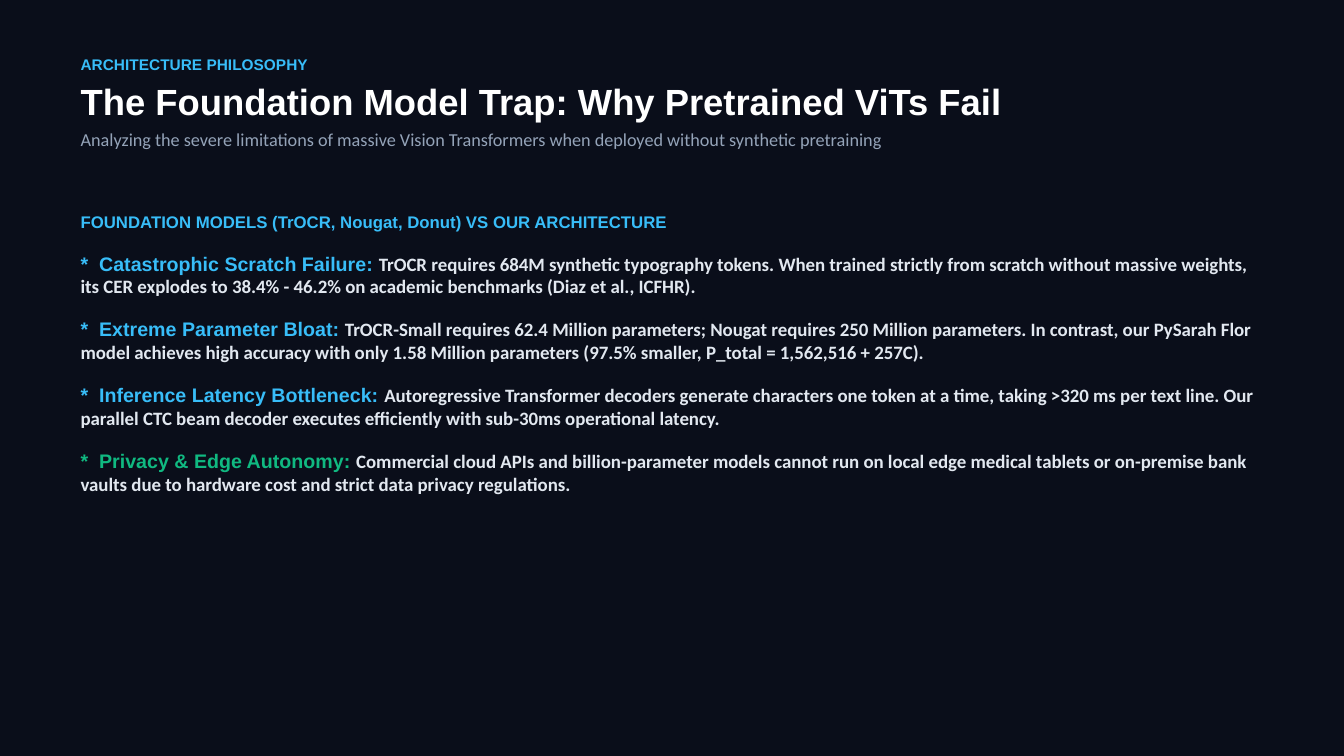
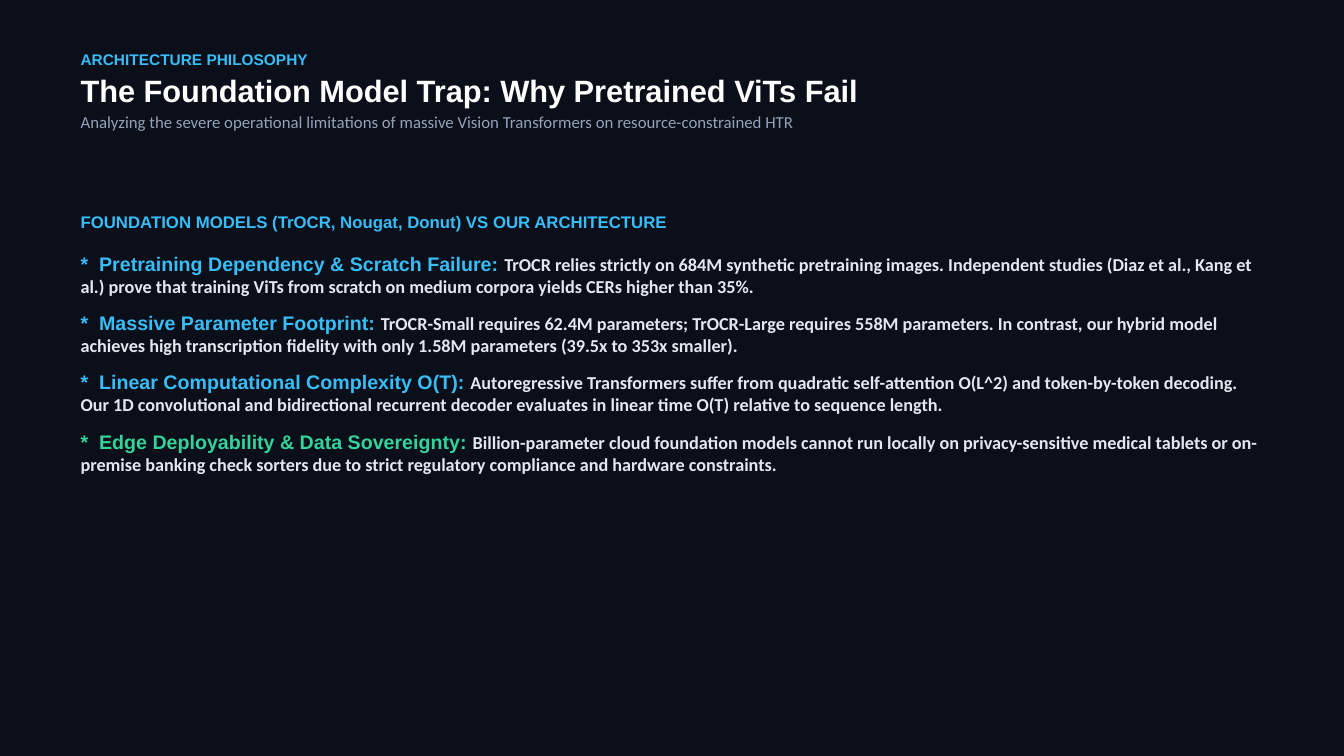
Before and after one commit to Balaji268268/HandwrittenTextRecognition, a slide deck: slide 3 of Handwritten_Text_Recognition_MNC_Keynote.pptx. Drawn at 1344x756 pixels with LibreOffice and Linux fonts; fonts in the diff are those of the drawing. Boxes give left, top, right and bottom in pixels: in the first picture for what was removed or moved away, otherwise in the second. Text is boxed around its words. In the diff, an @@ line names an element or a change of style, - is before the commit and + after.

Commit message:
Synchronize all manuscript titles, align CTC likelihood formulation with base.py, update checkpoint inventory dimensions, purge obsolete presentations, and clean keynote slides

```diff
--- a/Handwritten_Text_Recognition_MNC_Keynote.pptx
+++ b/Handwritten_Text_Recognition_MNC_Keynote.pptx
@@ background #FFFFFF to #0B0F19 @@
@@ rectangle removed at [0,0,1344,756] @@
@@ text at [81,54,858,108]: size 26 to 22 pt in "The Foundation Model Trap: Why Pretrained ViTs ..."; less space between paragraphs @@
@@ text at [81,116,793,131]: text changed; size 13 to 12 pt @@
-Analyzing the severe limitations of massive Vision Transformers when deployed without synthetic pretraining
+Analyzing the severe operational limitations of massive Vision Transformers on resource-constrained HTR
@@ text at [81,256,1257,474]: text changed; size 13.5 to 13 pt @@
-* Catastrophic Scratch Failure: TrOCR requires 684M synthetic typography tokens. When trained strictly from scratch without massive weights, its CER explodes to 38.4% - 46.2% on academic benchmarks (Diaz et al., ICFHR).
-* Extreme Parameter Bloat: TrOCR-Small requires 62.4 Million parameters; Nougat requires 250 Million parameters. In contrast, our PySarah Flor model achieves high accuracy with only 1.58 Million parameters (97.5% smaller, P_total = 1,562,516 + 257C).
-* Inference Latency Bottleneck: Autoregressive Transformer decoders generate characters one token at a time, taking >320 ms per text line. Our parallel CTC beam decoder executes efficiently with sub-30ms operational latency.
-* Privacy & Edge Autonomy: Commercial cloud APIs and billion-parameter models cannot run on local edge medical tablets or on-premise bank vaults due to hardware cost and strict data privacy regulations.
+* Pretraining Dependency & Scratch Failure: TrOCR relies strictly on 684M synthetic pretraining images. Independent studies (Diaz et al., Kang et al.) prove that training ViTs from scratch on medium corpora yields CERs higher than 35%.
+* Massive Parameter Footprint: TrOCR-Small requires 62.4M parameters; TrOCR-Large requires 558M parameters. In contrast, our hybrid model achieves high transcription fidelity with only 1.58M parameters (39.5x to 353x smaller).
+* Linear Computational Complexity O(T): Autoregressive Transformers suffer from quadratic self-attention O(L^2) and token-by-token decoding. Our 1D convolutional and bidirectional recurrent decoder evaluates in linear time O(T) relative to sequence length.
+* Edge Deployability & Data Sovereignty: Billion-parameter cloud foundation models cannot run locally on privacy-sensitive medical tablets or on-premise banking check sorters due to strict regulatory compliance and hardware constraints.
```
Also in this commit, not shown: 7 other slides changed, 6 slides added, 6 slides removed, 9 other files.
